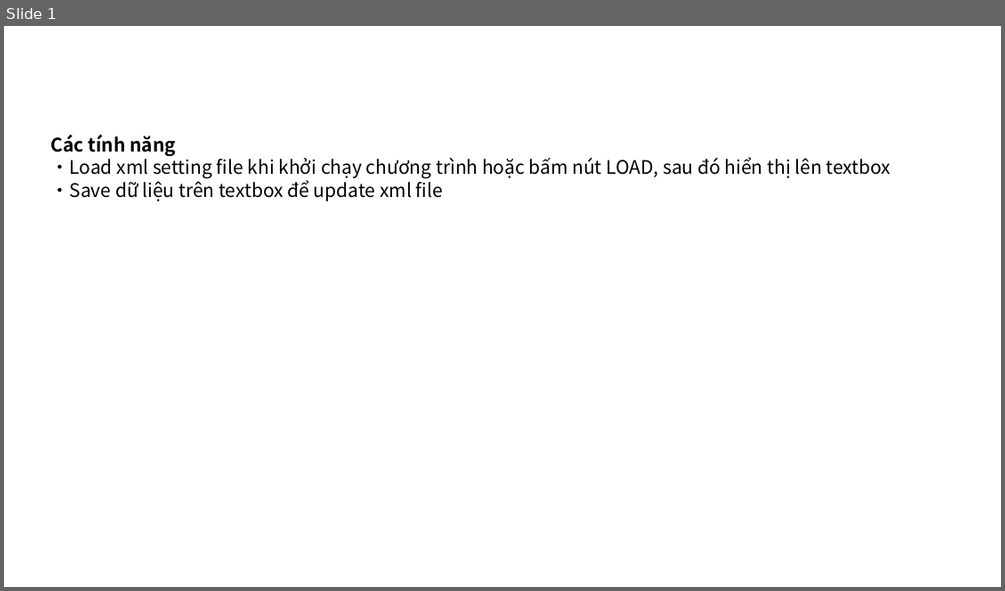
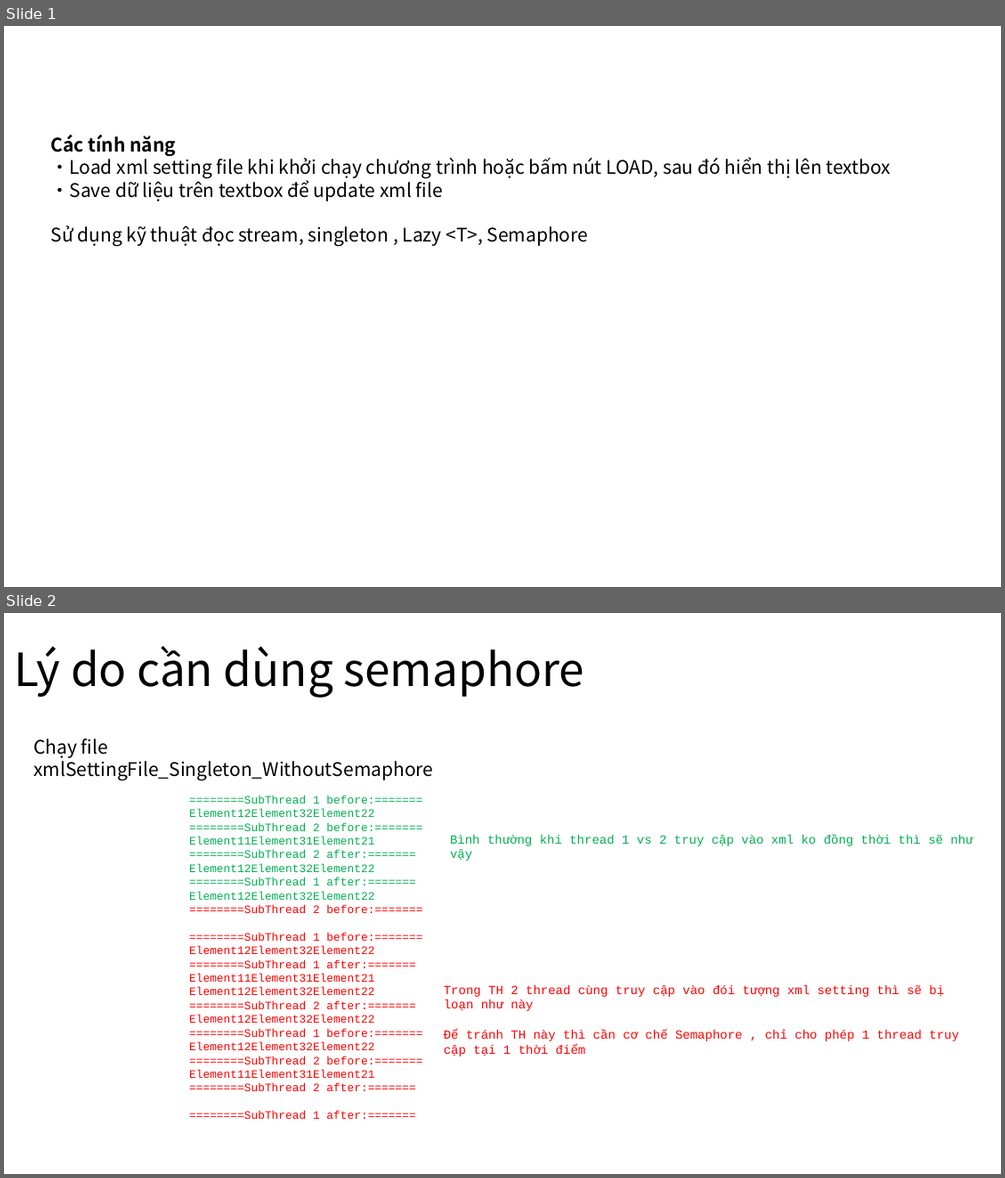
Before and after one commit to cuonghv2010/Csharp, a slide deck: basic/xmlSettingFile_Singleton_Semaphore/readme.pptx. Shown one above the other, each under a label of ours: slide 1 before the commit, slides 1 and 2 after it. The pictures are 1005x591 and 1005x1178 pixels, drawn with LibreOffice and Linux fonts; fonts in the diff are those of the drawing. Boxes give left, top, right and bottom in pixels: in the first picture for what was removed or moved away, otherwise in the second. Text is boxed around its words. In the diff, an @@ line names an element or a change of style, - is before the commit and + after.

Commit message:
Implement semaphore for load and save xml setting file

```diff
--- a/basic/xmlSettingFile_Singleton_Semaphore/readme.pptx
+++ b/basic/xmlSettingFile_Singleton_Semaphore/readme.pptx
@@ slide 2 added at box(4, 613, 1001, 1174), background #FFFFFF @@
@@ title added at box(14, 646, 585, 698), 44 pt, text #000000 @@
+Lý do cần dùng semaphore
@@ text added at box(33, 738, 433, 780), 18 pt, text #000000 @@
+Chạy file xmlSettingFile_Singleton_WithoutSemaphore
@@ text added at box(189, 795, 422, 1119), 11 pt, text #FF0000 @@
+========SubThread 1 before:=======
+Element12Element32Element22
+========SubThread 2 before:=======
+Element11Element31Element21
+========SubThread 2 after:=======
+Element12Element32Element22
+========SubThread 1 after:=======
+Element12Element32Element22
+========SubThread 2 before:=======
+========SubThread 1 before:=======
+Element12Element32Element22
+========SubThread 1 after:=======
+Element11Element31Element21
+Element12Element32Element22
+========SubThread 2 after:=======
+Element12Element32Element22
+========SubThread 1 before:=======
+Element12Element32Element22
+========SubThread 2 before:=======
+Element11Element31Element21
+========SubThread 2 after:=======
+========SubThread 1 after:=======
@@ text added at box(450, 834, 972, 860), 12 pt, text #00B050 @@
+Bình thường khi thread 1 vs 2 truy cập vào xml ko đồng thời thì sẽ như vậy
@@ text added at box(444, 985, 959, 1056), 12 pt, text #FF0000 @@
+Trong TH 2 thread cùng truy cập vào đói tượng xml setting thì sẽ bị loạn như này
+Để tránh TH này thì cần cơ chế Semaphore , chỉ cho phép 1 thread truy cập tại 1 thời điểm
@@ slide 1 changed as well @@
@@ text at box(51, 225, 588, 246): paragraph added @@
+Sử dụng kỹ thuật đọc stream, singleton , Lazy <T>, Semaphore
```
Also in this commit, not shown: 1 slide removed, 20 other files.
